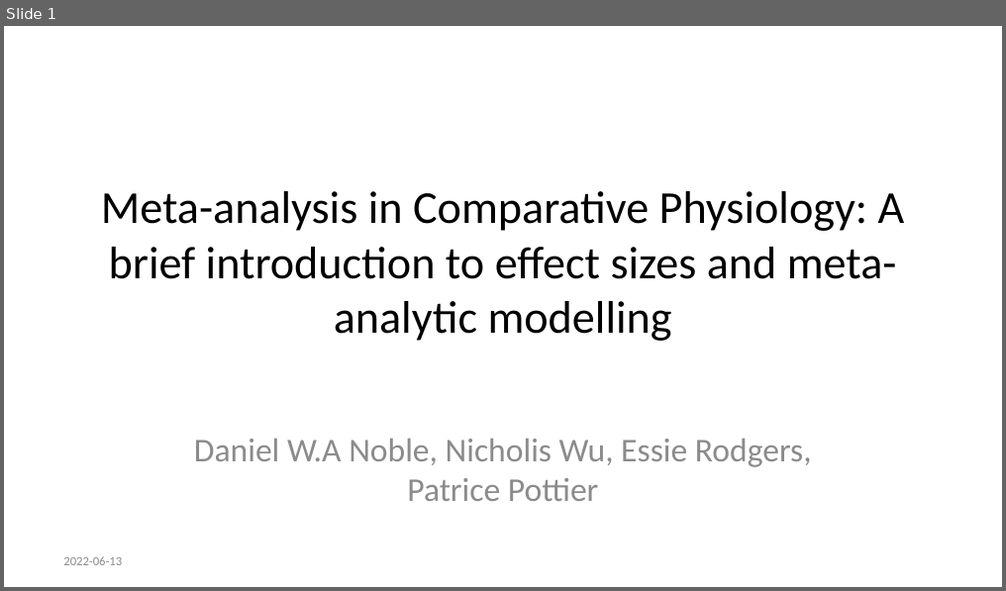
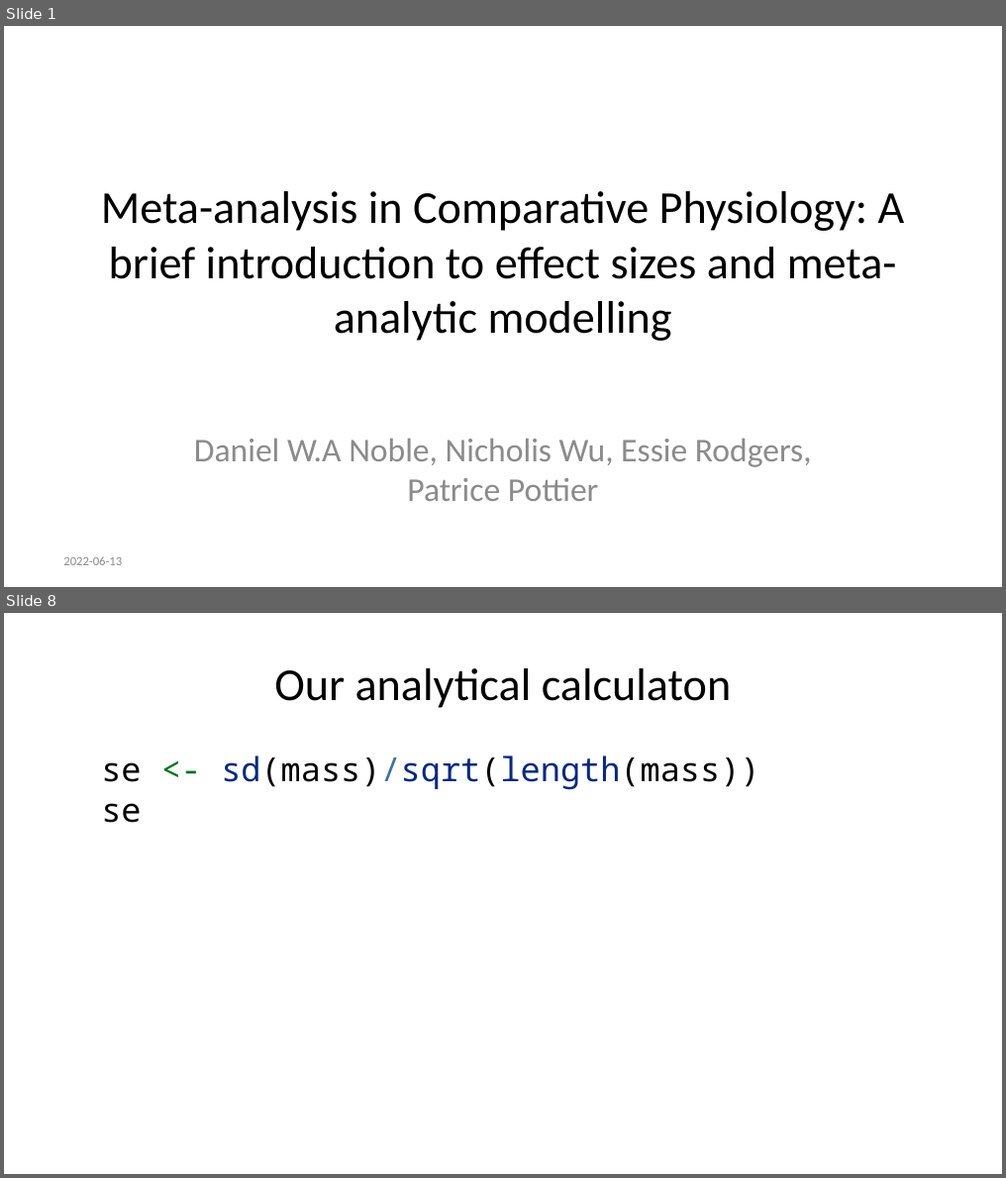
Before and after one commit to daniel1noble/meta-workshop, a slide deck: slides/code_slides.pptx. Shown one above the other, each under a label of ours: slide 1 before the commit, slides 1 and 8 after it; the slides between them are not shown. The pictures are 1006x591 and 1006x1178 pixels, drawn with LibreOffice and Linux fonts; fonts in the diff are those of the drawing. Boxes give left, top, right and bottom in pixels: in the first picture for what was removed or moved away, otherwise in the second. Text is boxed around its words. In the diff, an @@ line names an element or a change of style, - is before the commit and + after.

```diff
--- a/slides/code_slides.pptx
+++ b/slides/code_slides.pptx
@@ slide 8 added at box(4, 613, 1002, 1174), background #FFFFFF @@
@@ title added at box(274, 668, 732, 708), 33 pt, text #000000 @@
+Our analytical calculaton
@@ text added at box(101, 756, 759, 823), 24 pt, text #000000 @@
+se <- sd(mass)/sqrt(length(mass))
+se
```
Also in this commit, not shown: 15 other slides added, 3 slides removed, 1 other file.
